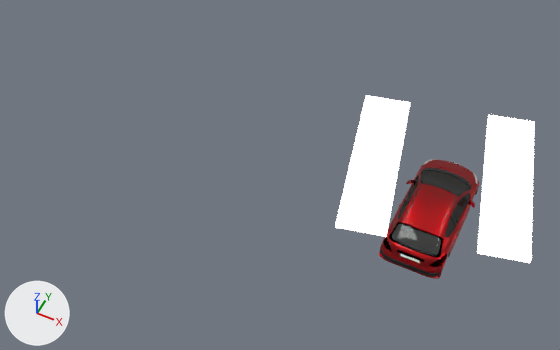
The Blender file blender/assets/p207e_cycles.blend as it was, and as the next commit left it.
Before and after are seen from a camera (50 mm lens) standing at (2.76, -17.7, 20.67) and looking at (-4.44, -3.29, 2.65). Lighting does not change. The marker at lower left points along +X, +Y and +Z.

Objects in the first picture: 'Mesh.001', 'Mesh.015', 'back', 'chassis', 'lamps', 'mirrors', 'rear_window', 'windows', 'windows_back'.
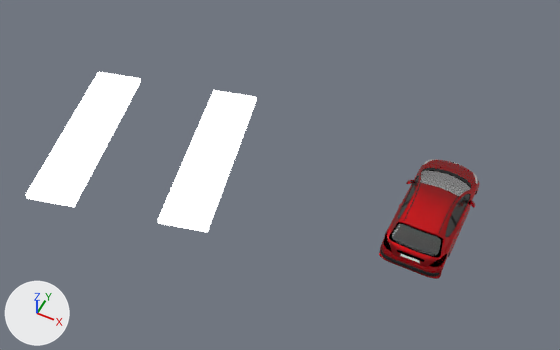
Commit message: fix materials

Changed parts and their boxes [x1, y1, x2, y2] in the pictures (560 x 350 px):
'lamps', moved: before [335, 95, 535, 263]; after [25, 72, 257, 232]
'chassis', surface changed: [379, 164, 479, 279] in both
'rear_window', surface changed: [392, 224, 441, 256] in both
'Mesh.015', surface changed (black to grey): [420, 171, 471, 197] in both
'back', surface changed: [387, 237, 442, 267] in both
'windows', surface changed: [405, 176, 470, 223] in both
'windows_back', surface changed: [398, 202, 455, 237] in both
'Mesh.001', surface changed: [399, 220, 443, 239] in both
'mirrors', surface changed: [406, 180, 475, 205] in both

The change, as a list of edits to the scene's bpy script:
```text
Change mat_carpaint:
    where n0 = _N.new('ShaderNodeBsdfAnisotropic'); n0.name = 'Glossy BSDF'
    n0.inputs[1].default_value: 0.447 -> 0.632  # 'Roughness'
Change mat_glass:
    remove n1 = _N.new('ShaderNodeMixShader'); n1.name = 'Mix Shader'
    remove n1.inputs[0].default_value = 0.1  # 'Factor'
    add n3 = _N.new('ShaderNodeBsdfAnisotropic'); n3.name = 'Glossy BSDF'
    add n3.distribution = 'BECKMANN'
    add n3.inputs[1].default_value = 0.0  # 'Roughness'
    where n2 = _N.new('ShaderNodeBsdfGlass'); n2.name = 'Glass BSDF'
    remove n2.inputs[2].default_value = 1.0  # 'IOR'
    remove n3 = _N.new('ShaderNodeBsdfAnisotropic'); n3.name = 'Glossy BSDF'
    remove n3.distribution = 'BECKMANN'
    remove n3.inputs[1].default_value = 0.0  # 'Roughness'
    add n1 = _N.new('ShaderNodeMixShader'); n1.name = 'Mix Shader'
    add n1.inputs[0].default_value = 0.15  # 'Factor'
Change ob_lamps:
    ob_lamps.location: (-0.31, 3.07, 0.73) -> (-8.2, -0.04, 1.06)
```
